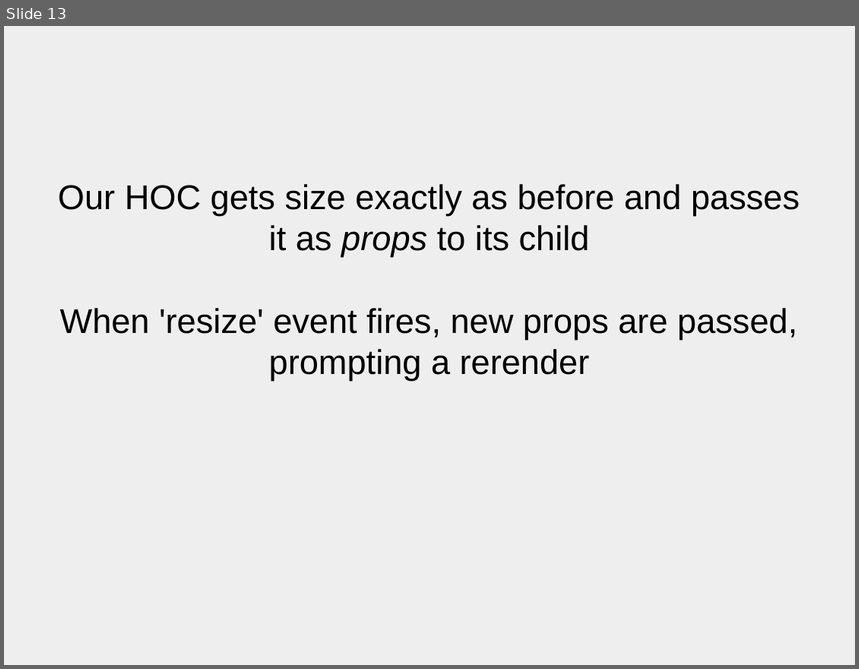
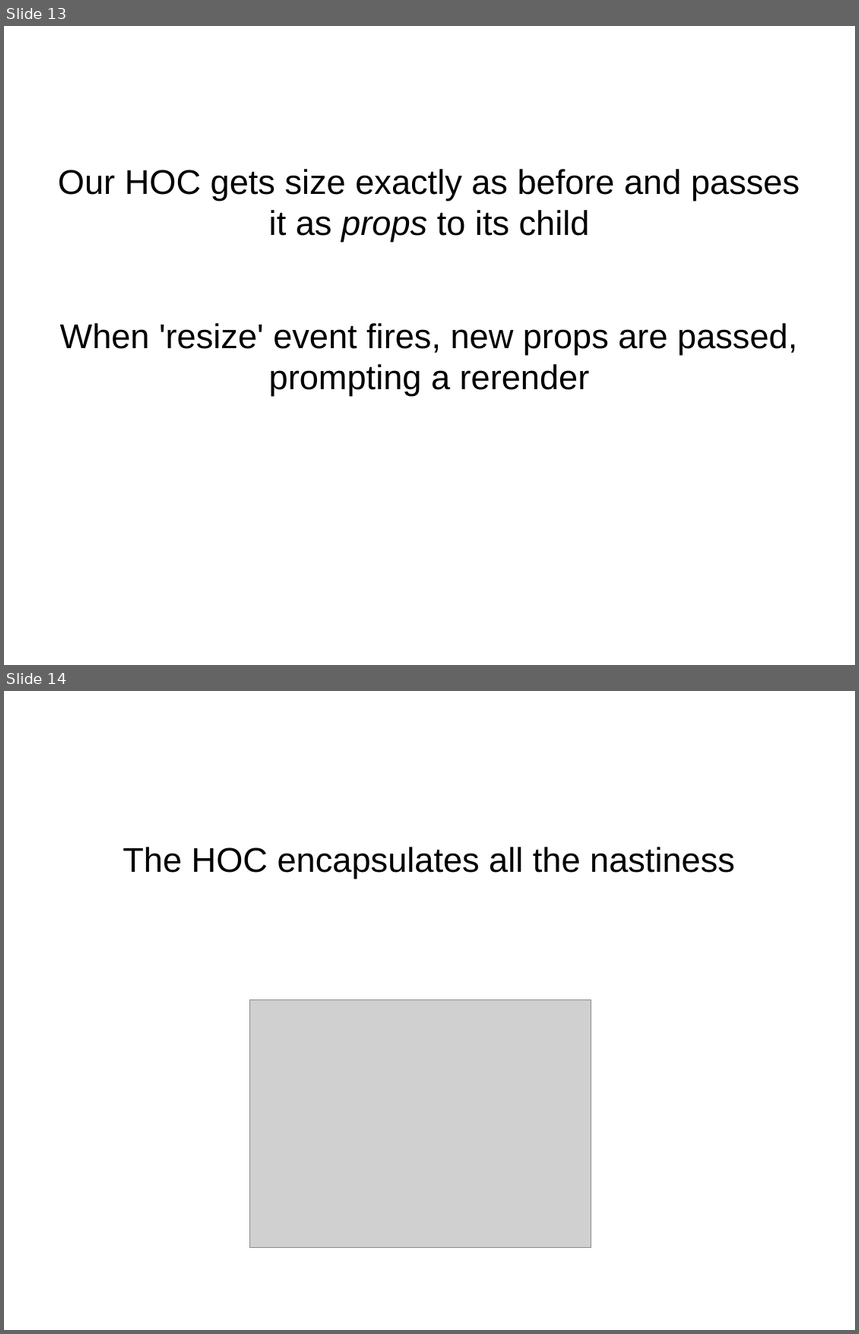
Before and after one commit to johnBartos/react-d3-demo, a slide deck: d3slides.odp. Shown one above the other, each under a label of ours: slide 13 before the commit, slides 13 and 14 after it. The pictures are 859x669 and 859x1334 pixels, drawn with LibreOffice and Linux fonts; fonts in the diff are those of the drawing; grey boxes stand for pictures. Boxes give left, top, right and bottom in pixels: in the first picture for what was removed or moved away, otherwise in the second. Text is boxed around its words. In the diff, an @@ line names an element or a change of style, - is before the commit and + after.

```diff
--- a/d3slides.odp
+++ b/d3slides.odp
@@ slide 14 added at [4, 691, 855, 1330], background #FFFFFF @@
@@ subtitle added at [123, 847, 735, 879], 32 pt, text #000000 @@
+The HOC encapsulates all the nastiness
@@ picture added at [250, 1000, 591, 1247] @@
@@ slide 13 changed as well @@
@@ background #EEEEEE to #FFFFFF @@
@@ subtitle "Our HOC gets size exactly ..." at [58, 169, 800, 395]: more space between paragraphs @@
```
Also in this commit, not shown: 12 other slides changed, 3 other slides added, 6 slides removed.
